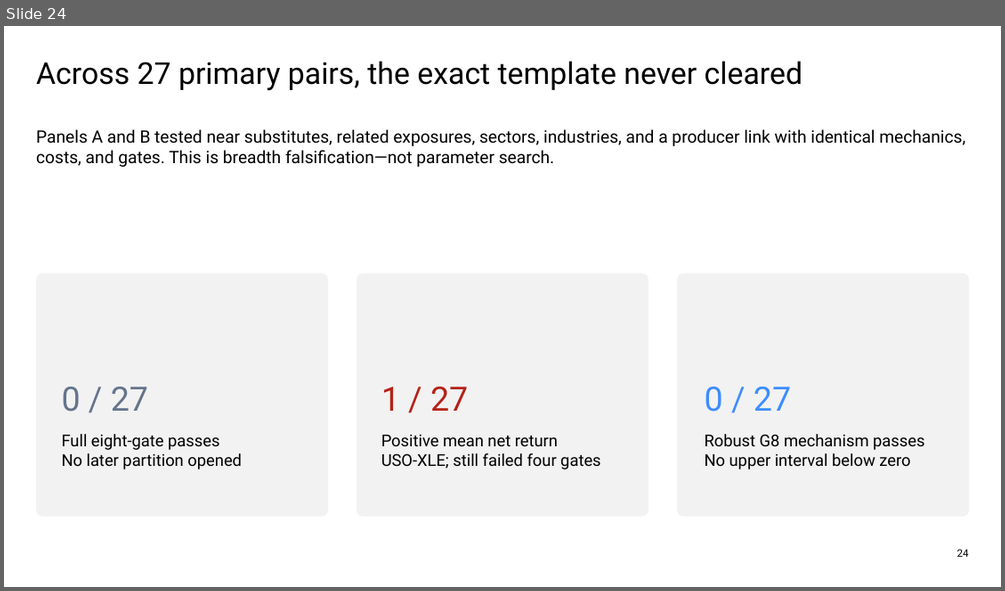
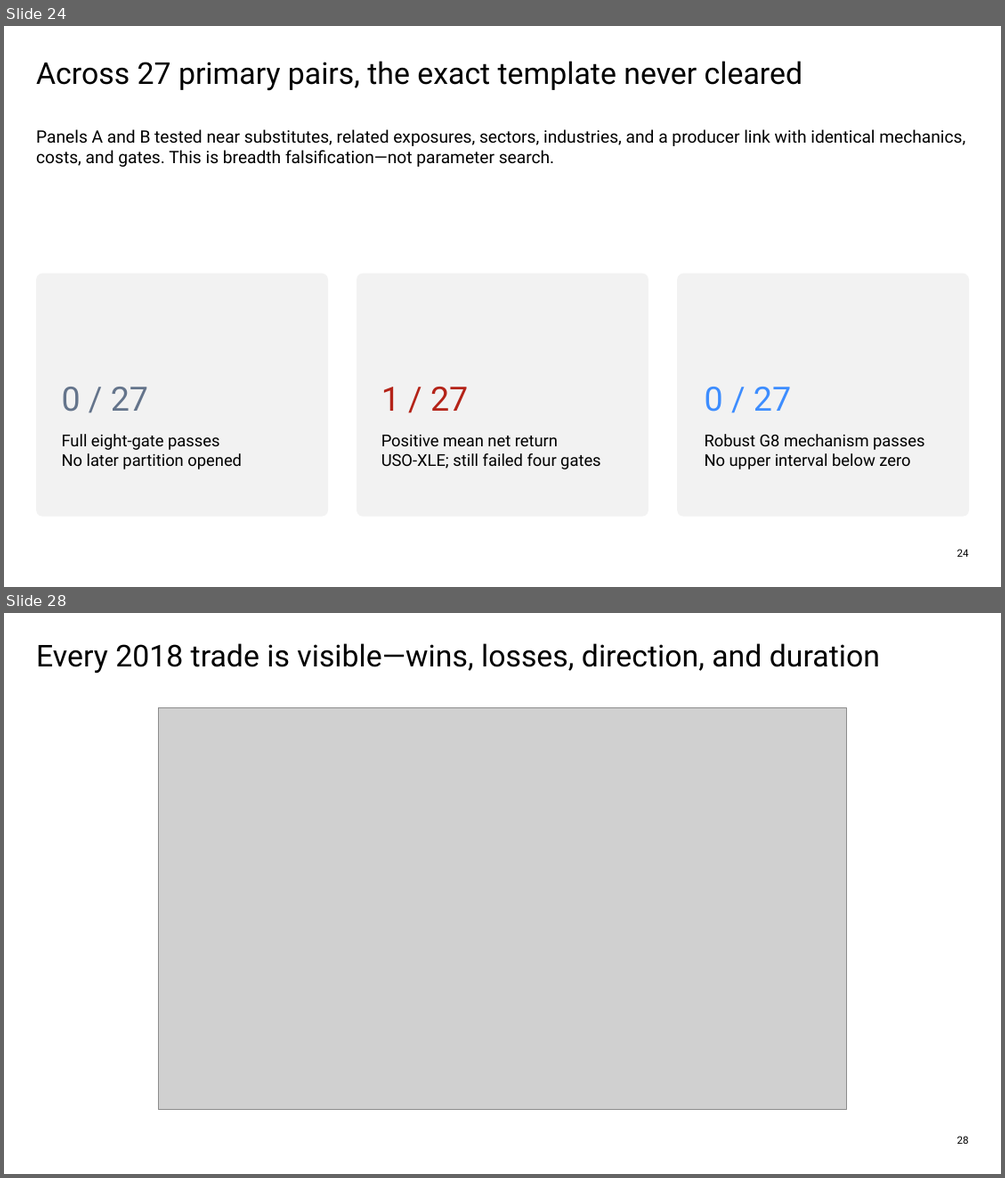
Before and after one commit to Francisc0Franc0/Time-Series-Modeling-Gen5, a slide deck: presentations/gen5_lit_mr_02_1_bollinger_evidence.pptx. Shown one above the other, each under a label of ours: slide 24 before the commit, slides 24 and 28 after it; the slides between them are not shown. The pictures are 1005x591 and 1005x1178 pixels, drawn with LibreOffice and Linux fonts; fonts in the diff are those of the drawing; grey boxes stand for pictures. Boxes give left, top, right and bottom in pixels: in the first picture for what was removed or moved away, otherwise in the second. Text is boxed around its words. In the diff, an @@ line names an element or a change of style, - is before the commit and + after.

```diff
--- a/presentations/gen5_lit_mr_02_1_bollinger_evidence.pptx
+++ b/presentations/gen5_lit_mr_02_1_bollinger_evidence.pptx
@@ slide 28 added at <box>4,613,1001,1174</box>, background #FFFFFF @@
@@ text added at <box>36,643,880,674</box>, 29 pt, text #000000 @@
+Every 2018 trade is visible—wins, losses, direction, and duration
@@ picture added at <box>159,708,847,1109</box> @@
@@ text added at <box>957,1135,969,1143</box>, 10 pt, text #000000 @@
+28
```
Also in this commit, not shown: 8 other slides added, 1 slide removed, 9 other files.
